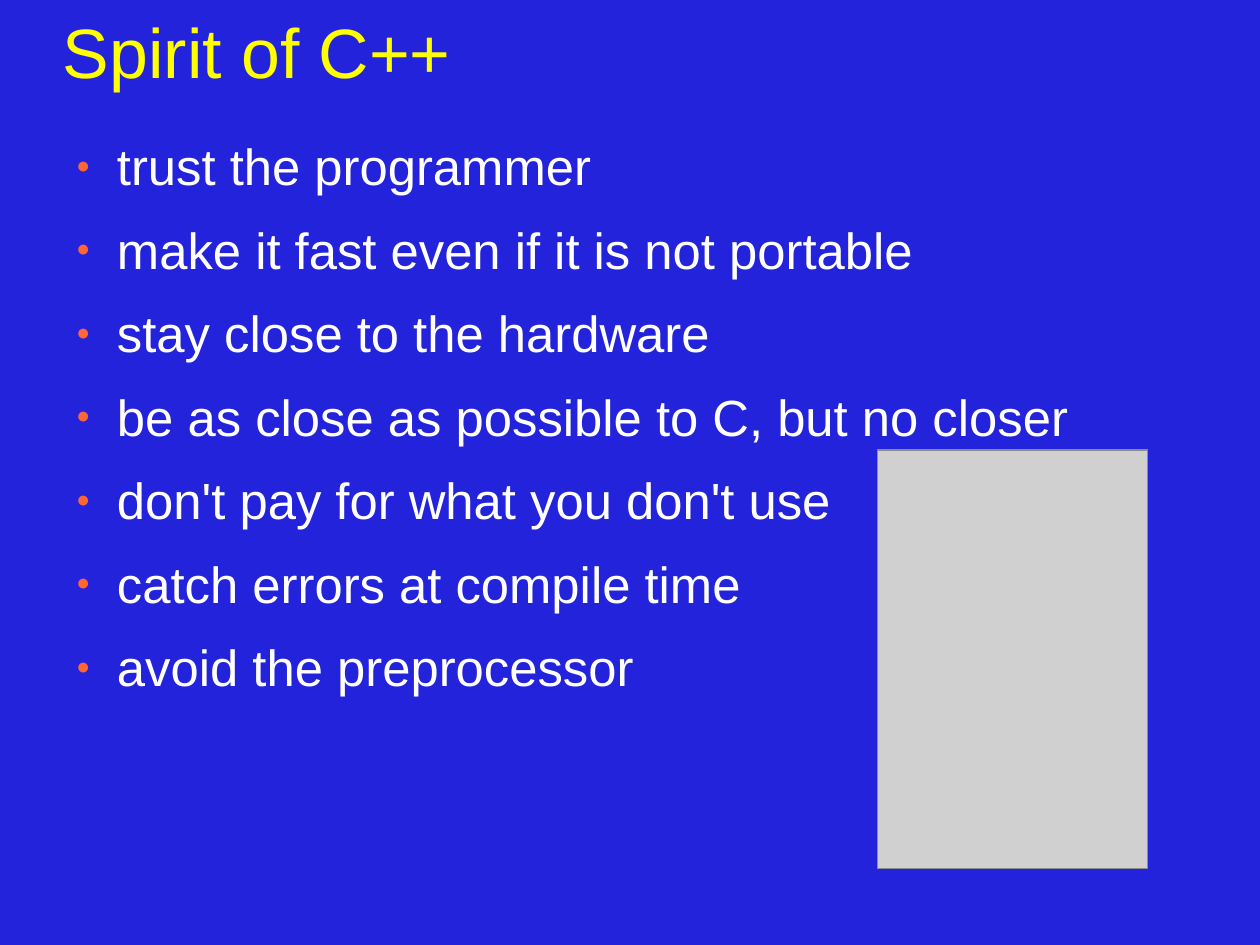
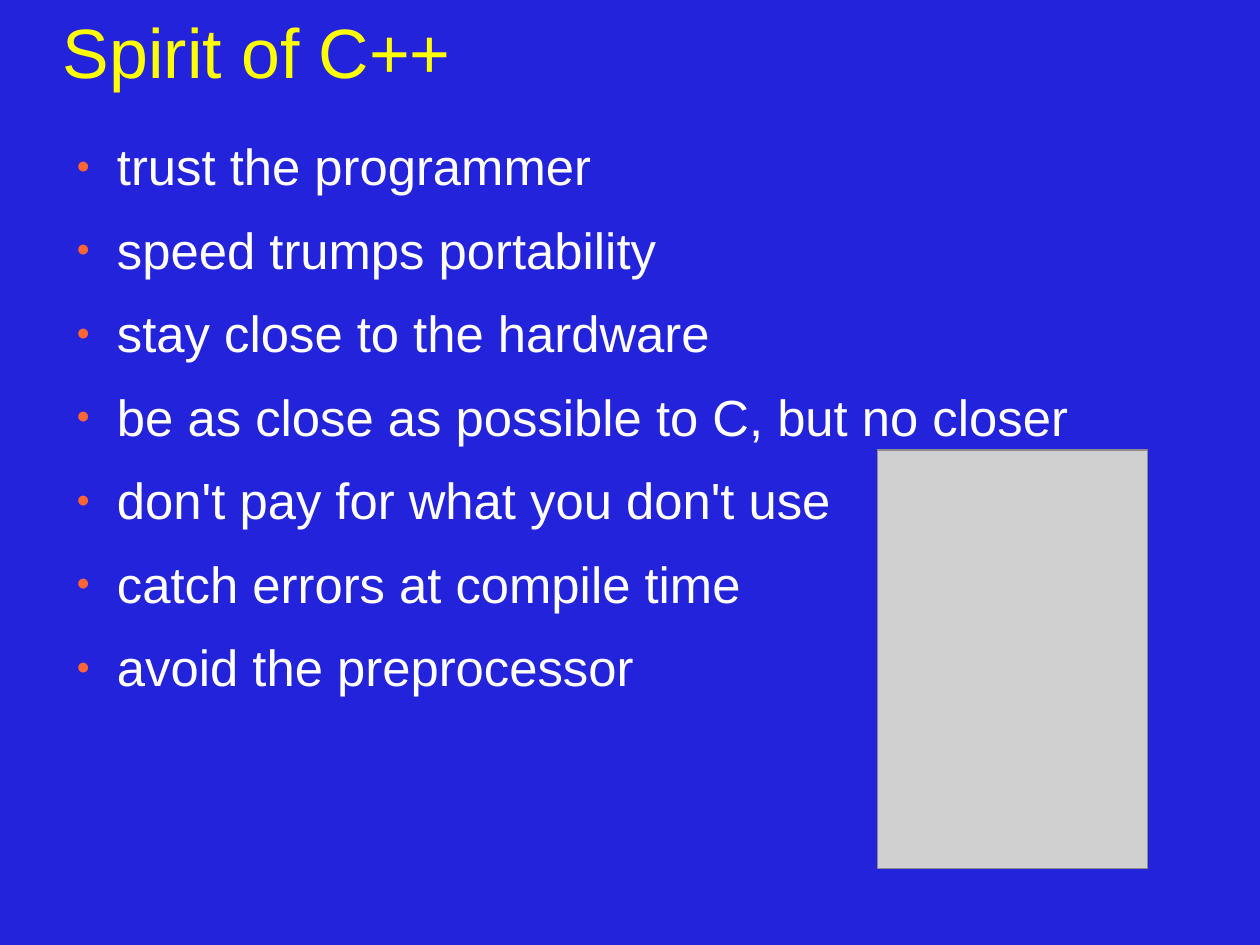
Before and after one commit to JonJagger/two-day-courses, a slide deck: slide 12 of cppf/01_Introduction_to_C++.odp. Drawn at 1260x945 pixels with LibreOffice and Linux fonts; fonts in the diff are those of the drawing; grey boxes stand for pictures. Boxes give left, top, right and bottom in pixels: in the first picture for what was removed or moved away, otherwise in the second. Text is boxed around its words. In the diff, an @@ line names an element or a change of style, - is before the commit and + after.

```diff
--- a/cppf/01_Introduction_to_C++.odp
+++ b/cppf/01_Introduction_to_C++.odp
@@ text at (x1=117, y1=232, x2=656, y2=279): text changed @@
-● make it fast even if it is not portable
+● speed trumps portability
```
Also in this commit, not shown: 1 other slide changed, 6 other files.
